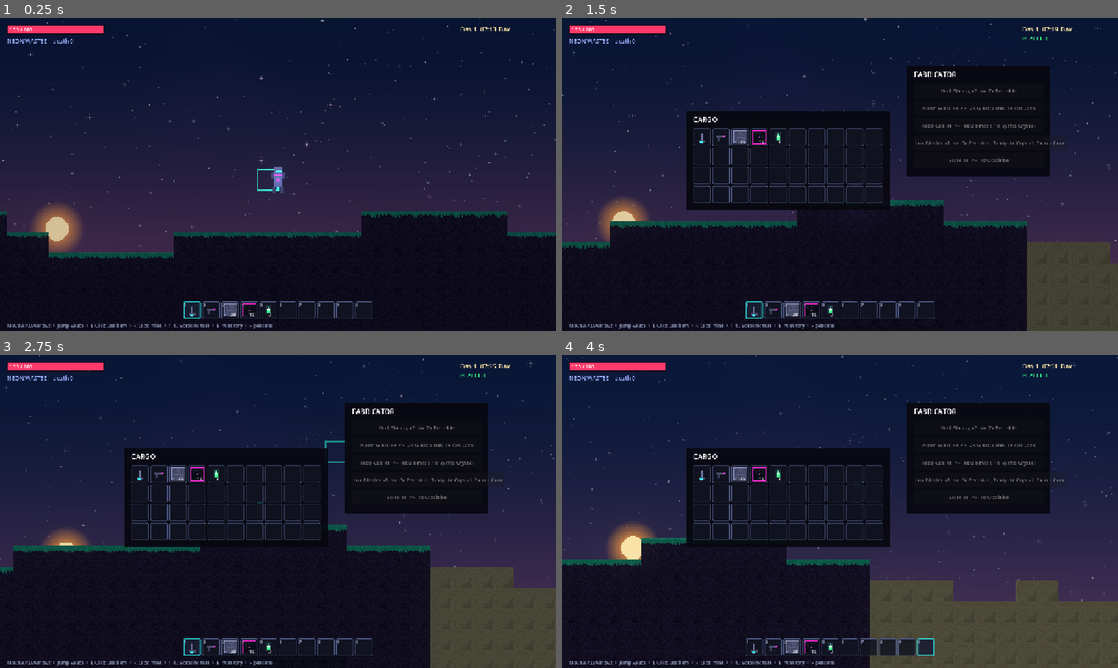
Above: before the commit, frames 1-4 (two rows, left to right).
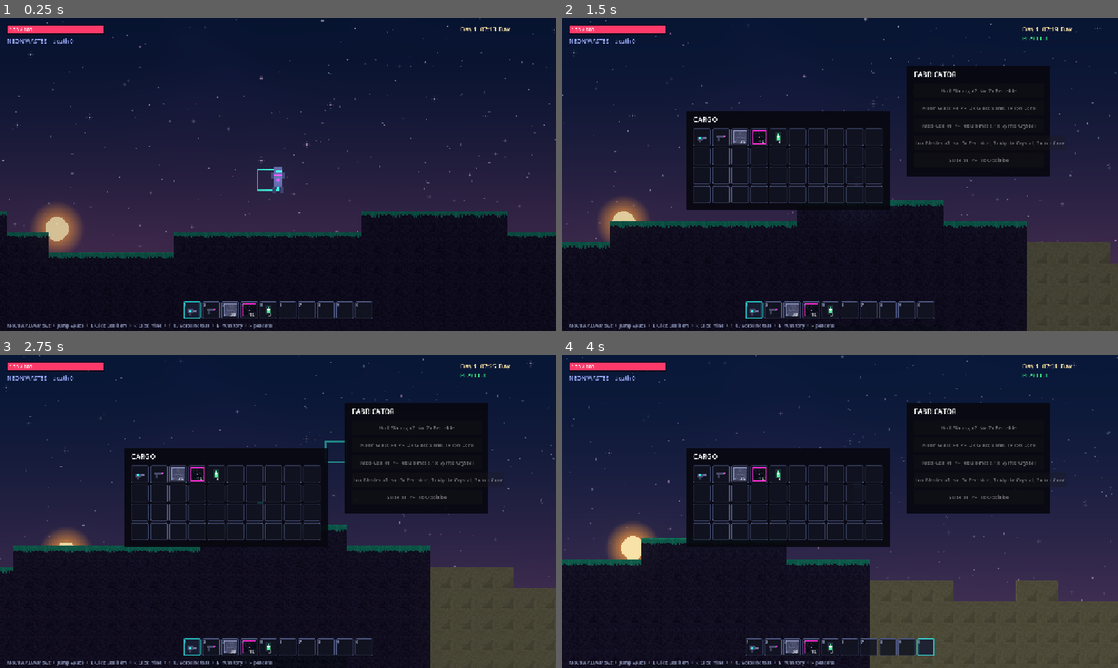
Above: after the commit, the same moments.

Repository: jaygriggsau/exocraft
Game: Godot game, scene res://scenes/Main.tscn
Same seed, same stepped clock (60 frames per second), same inputs: the game is played once before the commit and once after it.
Inputs (mouse positions are in pixels of both pictures, inside the frame that each line leads up to):
- Up to frame 1 (0.25 s): no input
- Up to frame 2 (1.5 s): tap Enter at 0.5 s; move the mouse to (962, 158) at 0.52 s; hold P (toggle_enemies) 0.53-1.28 s; hold D (move_right) from 0.53 s (still down); click (962, 158) at 0.67 s; tap Space (jump) at 0.77 s; move the mouse to (728, 190) at 1.27 s; tap Tab at 1.35 s
- Up to frame 3 (2.75 s): tap Space (jump) at 1.52 s; move the mouse to (333, 442) at 2.02 s; release D (move_right) at 2.03 s; hold A (move_left) from 2.03 s (still down); tap 1 at 2.1 s
- Up to frame 4 (4 s): move the mouse to (812, 574) at 2.77 s; release A (move_left) at 2.78 s; hold D (move_right) from 2.78 s (still down); tap 9 at 2.85 s; click (812, 574) at 2.92 s; tap Space (jump) at 3.02, 3.77 s; move the mouse to (1006, 558) at 3.52 s; tap 0 at 3.6 s

The runs differ from the first frame. In frame 1, less than 0.1% of the frame differs, in the area x 33-36%, y 92-96%; in frame 2, less than 0.1%, in the area x 24-36%, y 36-96%; in frame 3, less than 0.1%; in frame 4, less than 0.1%.

Commit message:
Replace mining with a particle gun that dissolves blocks
- New MiningFX world-space effect: a beam from the gun to the targeted block,
  the block eroding pixel-by-pixel in step with mining progress, and the
  dissolved bits spawning as particles that are sucked back into the gun,
  plus a glow light at the impact point
- Player drives the effect from mining state (handles UI-open / not-mining)
- Renamed the tool to 'Particle Gun' with a matching gun icon

https://claude.ai/code/session_01Lbtdt6KHnYyPZuVhH3cTWJ

Diff:
--- a/scripts/autoload/Art.gd
+++ b/scripts/autoload/Art.gd
@@ -177,11 +177,13 @@
 	var c: Color = d.color
 	match item_id:
 		"pickaxe":
-			# Drill: handle + glowing bit.
-			_rect(img, 7, 4, 2, 9, Color("6f74a0"))
-			_rect(img, 4, 11, 8, 3, Color("4a4e6b"))
-			_rect(img, 6, 13, 4, 2, c)
-			img.set_pixel(7, 14, c.lightened(0.4))
+			# Particle gun: body, barrel and a glowing emitter tip.
+			_rect(img, 3, 7, 7, 4, Color("4a4e6b"))     # body
+			_rect(img, 4, 11, 3, 3, Color("3a3e5b"))    # grip
+			_rect(img, 10, 8, 3, 2, Color("6f74a0"))    # barrel
+			_rect(img, 13, 7, 1, 4, c)                  # emitter
+			img.set_pixel(13, 8, c.lightened(0.5))
+			_rect(img, 5, 8, 2, 2, c)                   # power cell
 		"blaster":
 			# Side-on pistol shape.
 			_rect(img, 3, 6, 9, 3, Color("4a4e6b"))
--- a/scripts/autoload/ItemDB.gd
+++ b/scripts/autoload/ItemDB.gd
@@ -16,7 +16,7 @@
 ##   name, type, max_stack, color (icon tint / accent)
 ##   tile (BLOCK), damage/cooldown/speed (WEAPON), heal (CONSUMABLE)
 var ITEMS := {
-	"pickaxe":     {"name": "Plasma Drill",  "type": TOOL,       "max_stack": 1,   "color": Color("2dffff")},
+	"pickaxe":     {"name": "Particle Gun",  "type": TOOL,       "max_stack": 1,   "color": Color("2dffff")},
 	"blaster":     {"name": "Ion Blaster",   "type": WEAPON,     "max_stack": 1,   "color": Color("ff2bd6"), "damage": 12.0, "cooldown": 0.22, "speed": 360.0},
 	"med_cell":    {"name": "Med-Cell",      "type": CONSUMABLE, "max_stack": 20,  "color": Color("39ff88"), "heal": 40.0},
 
--- /dev/null
+++ b/scripts/entities/MiningFX.gd
@@ -0,0 +1,119 @@
+class_name MiningFX
+extends Node2D
+## The "particle gun" disintegration effect. While the player mines a block this
+## draws a beam from the gun to the block, erodes the block pixel-by-pixel in step
+## with mining progress, and spawns the dissolved bits as particles that are
+## sucked back into the gun. Lives in world space (child of World) so it can draw
+## with raw world coordinates.
+
+const TILE := 16
+const ATTRACT := 1500.0      # how hard particles are pulled toward the gun
+const SPAWN_RATE := 90.0     # dissolve particles per second while mining
+
+var active := false
+var _tile := Vector2i.ZERO
+var _muzzle := Vector2.ZERO
+var _base := Color.WHITE
+var _accent := Color.WHITE
+var _progress := 0.0
+
+var _perm: Array = []        # deterministic shuffle of the 256 tile pixels
+var _parts: Array = []       # live particles
+var _spawn_acc := 0.0
+var _light: PointLight2D
+
+func _ready() -> void:
+	var rng := RandomNumberGenerator.new()
+	rng.seed = 9173
+	for y in TILE:
+		for x in TILE:
+			_perm.append(Vector2i(x, y))
+	for i in range(_perm.size() - 1, 0, -1):
+		var j := rng.randi_range(0, i)
+		var tmp = _perm[i]
+		_perm[i] = _perm[j]
+		_perm[j] = tmp
+
+	_light = PointLight2D.new()
+	_light.texture = Art.light_texture()
+	_light.scale = Vector2(0.22, 0.22)
+	_light.energy = 0.0
+	add_child(_light)
+
+func set_state(a: bool, tile: Vector2i, muzzle: Vector2, base: Color, accent: Color, progress: float) -> void:
+	active = a
+	_tile = tile
+	_muzzle = muzzle
+	_base = base
+	_accent = accent
+	_progress = progress
+
+func _process(dt: float) -> void:
+	if active:
+		_spawn_acc += dt * SPAWN_RATE
+		while _spawn_acc >= 1.0:
+			_spawn_acc -= 1.0
+			_spawn_one()
+		_light.position = Vector2((_tile.x + 0.5) * TILE, (_tile.y + 0.5) * TILE)
+		_light.color = _accent
+		_light.energy = lerpf(_light.energy, 1.1, 0.35)
+	else:
+		_spawn_acc = 0.0
+		_light.energy = lerpf(_light.energy, 0.0, 0.35)
+
+	# pull every particle toward the gun muzzle, fading as it goes
+	var i := _parts.size() - 1
+	while i >= 0:
+		var p = _parts[i]
+		var to: Vector2 = _muzzle - p.pos
+		p.vel += to.normalized() * ATTRACT * dt
+		p.vel *= 0.86
+		p.pos += p.vel * dt
+		p.life -= dt
+		if p.life <= 0.0 or to.length() < 5.0:
+			_parts.remove_at(i)
+		i -= 1
+
+	if active or not _parts.is_empty():
+		queue_redraw()
+	elif _light.energy < 0.02:
+		queue_redraw()  # final clear
+
+func _spawn_one() -> void:
+	var removed := int(_progress * 255.0)
+	if removed >= 255:
+		return
+	# peel a still-intact pixel off the block
+	var px: Vector2i = _perm[randi_range(removed, 255)]
+	var pos := Vector2(_tile.x * TILE + px.x + 0.5, _tile.y * TILE + px.y + 0.5)
+	_parts.append({
+		"pos": pos,
+		"vel": Vector2(randf_range(-22, 22), randf_range(-22, 22)),
+		"life": randf_range(0.30, 0.55),
+		"maxlife": 0.55,
+		"col": _base.lerp(_accent, randf()),
+		"size": 1.0 if randf() < 0.6 else 2.0,
+	})
+
+func _draw() -> void:
+	if active:
+		var center := Vector2((_tile.x + 0.5) * TILE, (_tile.y + 0.5) * TILE)
+		var c := _accent
+		# twin-line glow beam from the gun to the block
+		draw_line(_muzzle, center, Color(c.r, c.g, c.b, 0.22), 3.0)
+		draw_line(_muzzle, center, Color(c.r, c.g, c.b, 0.9), 1.0)
+		draw_circle(_muzzle, 2.0, Color(c.r, c.g, c.b, 0.85))
+		# erode the block pixel-by-pixel in step with progress
+		var removed := int(_progress * 255.0)
+		var ox := _tile.x * TILE
+		var oy := _tile.y * TILE
+		for k in removed:
+			var px: Vector2i = _perm[k]
+			draw_rect(Rect2(ox + px.x, oy + px.y, 1, 1), Color(0, 0, 0, 0.55), true)
+
+	for p in _parts:
+		var a: float = clampf(p.life / p.maxlife, 0.0, 1.0)
+		var col: Color = p.col
+		col.a = a
+		var s: float = p.size
+		draw_rect(Rect2(p.pos.x - s * 0.5, p.pos.y - s * 0.5, s, s), col, true)
--- a/scripts/player/Player.gd
+++ b/scripts/player/Player.gd
@@ -16,6 +16,7 @@
 
 var inv: Inventory
 var sprite: AnimatedSprite2D
+var fx: MiningFX
 var facing := 1
 var _anim := ""
 var _mine_target := Vector2i(2147483647, 0)
@@ -70,6 +71,10 @@
 	aura.scale = Vector2(0.45, 0.45)
 	add_child(aura)
 
+	# the particle-gun mining effect lives in world space
+	fx = MiningFX.new()
+	Game.world.add_child(fx)
+
 	Game.player_died.connect(_on_died)
 
 func _starting_kit() -> void:
@@ -104,7 +109,9 @@
 	move_and_slide()
 	_update_anim()
 
-	if not Game.ui_blocking:
+	if Game.ui_blocking:
+		_stop_mining()
+	else:
 		_handle_interaction(dt)
 	queue_redraw()
 
@@ -133,11 +140,13 @@
 			ItemDB.WEAPON: _try_fire(sel)
 			ItemDB.CONSUMABLE: _try_consume(sel)
 
-	if mining:
-		_try_mine(dt)
-	else:
-		_mine_target = Vector2i(2147483647, 0)
-		_mine_progress = 0.0
+	if not (mining and _try_mine(dt)):
+		_stop_mining()
+
+func _stop_mining() -> void:
+	_mine_target = Vector2i(2147483647, 0)
+	_mine_progress = 0.0
+	fx.set_state(false, Vector2i.ZERO, Vector2.ZERO, Color.WHITE, Color.WHITE, 0.0)
 
 func _target_tile() -> Vector2i:
 	return Game.world.world_to_tile(get_global_mouse_position())
@@ -146,25 +155,39 @@
 	var c: Vector2 = Game.world.tile_to_world_center(t)
 	return global_position.distance_to(c) <= REACH * World.TILE
 
-func _try_mine(dt: float) -> void:
+func _try_mine(dt: float) -> bool:
 	var t := _target_tile()
 	if not _in_reach(t):
-		return
+		return false
 	var id: int = Game.world.get_tile(t)
 	if not Tiles.is_solid(id):
-		return
+		return false
 	# only mine blocks exposed to open space, so you can't dig more than one
 	# block deep into solid terrain at a time
 	if not _is_exposed(t):
-		return
+		return false
 	if t != _mine_target:
 		_mine_target = t
 		_mine_progress = 0.0
 	_mine_progress += dt
-	if _mine_progress >= MINE_BASE * Tiles.hardness(id):
+
+	var dur: float = MINE_BASE * Tiles.hardness(id)
+	var frac := clampf(_mine_progress / dur, 0.0, 1.0)
+	var d = Tiles.def(id)
+	# gun muzzle just in front of the player, pointed at the block
+	var center: Vector2 = Game.world.tile_to_world_center(t)
+	var muzzle := global_position + (center - global_position).normalized() * 6.0
+	fx.set_state(true, t, muzzle, d.base, _mine_accent(d), frac)
+
+	if _mine_progress >= dur:
 		_mine_progress = 0.0
 		Game.world.set_tile(t, Tiles.AIR)
 		_spawn_drop(t, Tiles.drop_item(id))
+	return true
+
+func _mine_accent(d: Dictionary) -> Color:
+	# the gun/particle colour: prefer a tile's glow/ore tint, else its accent
+	return d.get("light", d.get("ore", d.get("accent", d.base)))
 
 func _spawn_drop(t: Vector2i, item_id: String) -> void:
 	if item_id == "":
Not shown, added: scripts/entities/MiningFX.gd.uid
Not shown, changed: README.md
